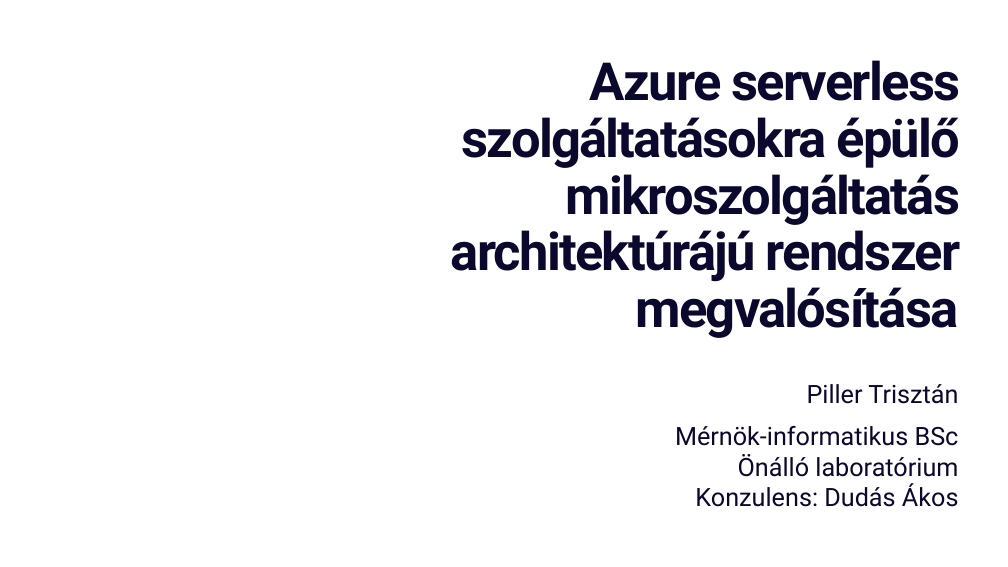
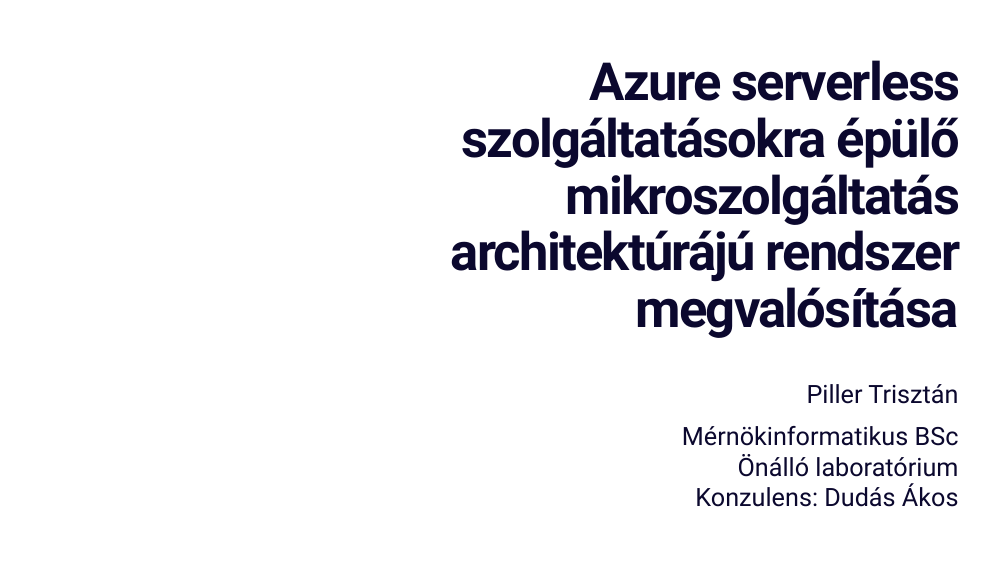
Before and after one commit to triszt4n/remark, a slide deck: slide 1 of docs/Presentation_hu.pptx. Drawn at 1008x567 pixels with LibreOffice and Linux fonts; fonts in the diff are those of the drawing; background and template pictures are left out. Boxes give left, top, right and bottom in pixels: in the first picture for what was removed or moved away, otherwise in the second. Text is boxed around its words. In the diff, an @@ line names an element or a change of style, - is before the commit and + after.

```diff
--- a/docs/Presentation_hu.pptx
+++ b/docs/Presentation_hu.pptx
@@ subtitle "Piller Trisztán": place and size @@
-subtitle "Piller Trisztán" at (675,384,959,507)
+subtitle "Piller Trisztán" at (682,384,959,507)
@@ subtitle at (682,426,959,446): text changed @@
-Mérnök-informatikus BSc
+Mérnökinformatikus BSc
```
Also in this commit, not shown: 11 slides added, 1 slide removed, 11 other files.
